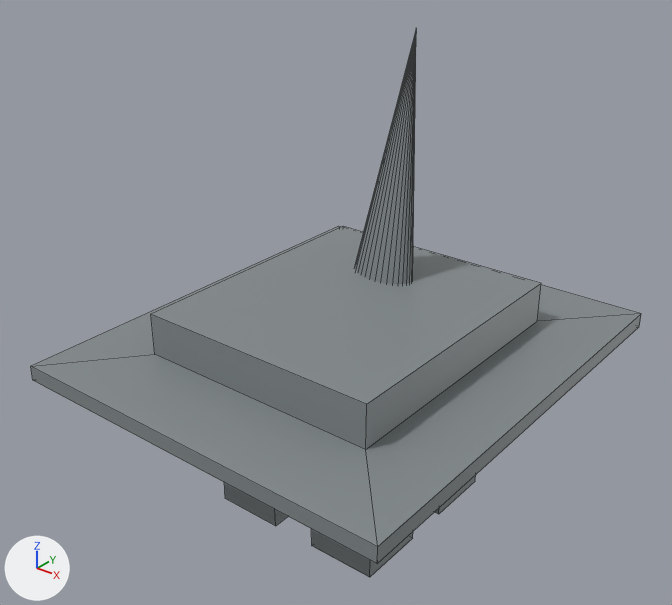
The COLLADA model resources/rig.dae, before and after one commit.
Camera for both pictures: a 50 mm camera at (8.27, -10.83, 10.24) aimed at (-0.2, -0.24, 3.67). Lighting does not change. The marker at lower left points along +X, +Y and +Z. Mesh edges are drawn as thin lines.
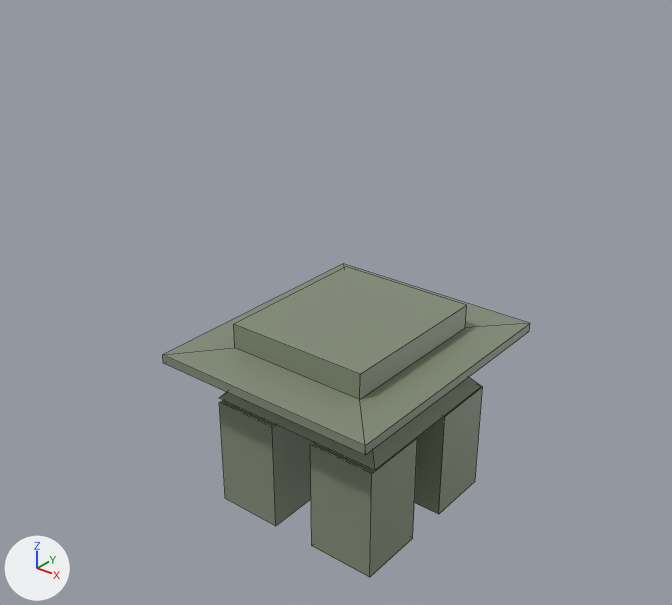
Edits to the scene script, one JSON object a line:
```json
{"op": "set", "path": "mat_material.base_color", "old": "(0.226, 0.254, 0.261)", "new": "(0.226, 0.261, 0.184)", "note": "grey #838a8c -> grey #838c77"}
{"block": "me_cube", "where": "me_cube.from_pydata(...)  # 89 vertices, 108 faces; spans x -3.41..3.33, y -3.89..3.87, z -0.42..7.44"}
{"block": "me_cube", "where": "# used by ob_cube; location = (0.0, 0.0, 0.31)"}
{"block": "me_cube", "where": "# verts and faces of me_cube; kept vertices keep their numbers, new ones are numbered from 89"}
{"block": "me_cube", "where": "# before: 16 (1.6, -1.56, 2.17), 17 (1.6, 1.54, 2.17), 18 (-1.67, 1.54, 2.17), 19 (-1.67, -1.56, 2.17), 40 (3.33, -3.89, 2.4) at pixel (377, 563)"}
{"block": "me_cube", "where": "# before: 41 (3.33, 3.87, 2.4) at pixel (639, 326), 42 (-3.41, 3.87, 2.4), 43 (-3.41, -3.89, 2.4) at pixel (32, 380), 44 (3.33, -3.89, 2.66) at pixel (377, 546), 45 (3.33, 3.87, 2.66) at pixel (641, 313)"}
{"block": "me_cube", "where": "# before: 46 (-3.41, 3.87, 2.66) at pixel (338, 226), 47 (-3.41, -3.89, 2.66) at pixel (30, 366), 48 (2.08, -2.44, 2.68) at pixel (365, 449), 49 (2.08, 2.42, 2.68) at pixel (537, 321), 50 (-2.15, 2.42, 2.68)"}
{"block": "me_cube", "where": "# before: 51 (-2.15, -2.44, 2.68) at pixel (154, 354), 52 (2.08, -2.44, 3.4) at pixel (366, 404), 53 (2.08, 2.42, 3.4) at pixel (541, 283), 54 (-2.15, 2.42, 3.4) at pixel (343, 226), 55 (-2.15, -2.44, 3.4) at pixel (150, 314)"}
{"block": "me_cube", "change": "me_cube part 1: the loose piece of 33 vertices spanning x -0.87..0.36, y 0.72..1.66, z 3.16..7.44 is deleted"}
{"block": "me_cube", "change": "me_cube part 2"}
{"op": "add", "block": "me_cube", "code": "verts[16] = (0.95, -0.94, 2.37)  # moved"}
{"op": "add", "block": "me_cube", "code": "verts[17] = (0.95, 0.92, 2.37)  # moved"}
{"op": "add", "block": "me_cube", "code": "verts[18] = (-1.02, 0.92, 2.37)  # moved"}
{"op": "add", "block": "me_cube", "code": "verts[19] = (-1.02, -0.94, 2.37)  # moved"}
{"op": "add", "block": "me_cube", "code": "verts[40] = (1.99, -2.35, 2.51)  # moved, pixel (365, 455)"}
{"op": "add", "block": "me_cube", "code": "verts[41] = (1.99, 2.33, 2.51)  # moved, pixel (529, 331)"}
{"op": "add", "block": "me_cube", "code": "verts[42] = (-2.07, 2.33, 2.51)  # moved"}
{"op": "add", "block": "me_cube", "code": "verts[43] = (-2.07, -2.35, 2.51)  # moved, pixel (163, 363)"}
{"op": "add", "block": "me_cube", "code": "verts[44] = (1.99, -2.35, 2.66)  # moved, pixel (365, 445)"}
{"op": "add", "block": "me_cube", "code": "verts[45] = (1.99, 2.33, 2.66)  # moved, pixel (530, 323)"}
{"op": "add", "block": "me_cube", "code": "verts[46] = (-2.07, 2.33, 2.66)  # moved, pixel (343, 263)"}
{"op": "add", "block": "me_cube", "code": "verts[47] = (-2.07, -2.35, 2.66)  # moved, pixel (162, 354)"}
{"op": "add", "block": "me_cube", "code": "verts[48] = (1.24, -1.47, 2.68)  # moved, pixel (359, 399)"}
{"op": "add", "block": "me_cube", "code": "verts[49] = (1.24, 1.46, 2.68)  # moved, pixel (465, 327)"}
{"op": "add", "block": "me_cube", "code": "verts[50] = (-1.31, 1.46, 2.68)  # moved"}
{"op": "add", "block": "me_cube", "code": "verts[51] = (-1.31, -1.47, 2.68)  # moved, pixel (234, 347)"}
{"op": "add", "block": "me_cube", "code": "verts[52] = (1.24, -1.47, 3.11)  # moved, pixel (360, 374)"}
{"op": "add", "block": "me_cube", "code": "verts[53] = (1.24, 1.46, 3.11)  # moved, pixel (466, 305)"}
{"op": "add", "block": "me_cube", "code": "verts[54] = (-1.31, 1.46, 3.11)  # moved, pixel (346, 266)"}
{"op": "add", "block": "me_cube", "code": "verts[55] = (-1.31, -1.47, 3.11)  # moved, pixel (233, 324)"}
```

Pixel boxes [x1, y1, x2, y2] of what changed, in the pictures (672 x 605 px; the box of a moved part takes in the faces that stretch with it):
```json
{"object": "Cube", "change": "recoloured, reshaped", "before": [31, 31, 641, 577], "after": [163, 264, 530, 577], "on screen": "40% narrower, 43% shorter"}
{"part": 1, "of": "me_cube", "change": "deleted", "before": [355, 31, 416, 284]}
{"part": 2, "of": "me_cube", "change": "moved or reshaped", "before": [31, 226, 641, 564], "after": [163, 264, 530, 470]}
```
